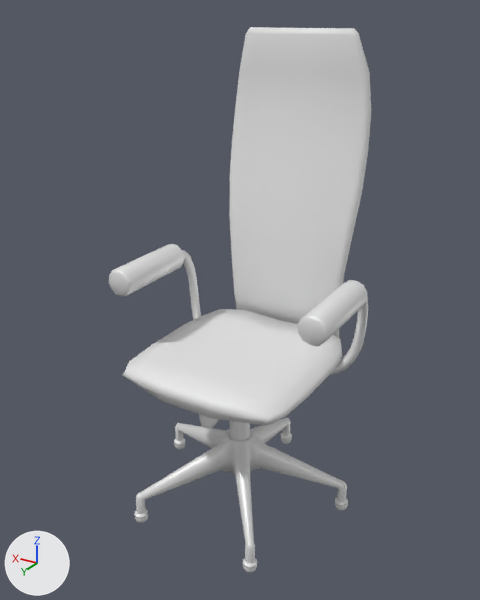
A saved change to the COLLADA model models/meshes/office_chair.dae.
One viewpoint serves both versions: a camera (50 mm lens) standing at (-0.779, 1.297, 1.244) and looking at (0.011, -0.019, 0.586). The lights are fixed; the arrows at lower left show +X, +Y and +Z. Where no turn or scale is listed for an object, it has been applied to the vertices.

In view in the first picture: 'Chair_Armrest', 'Chair_Backrest', 'Chair_Base', 'Chair_Leg', 'Chair_Seat'.
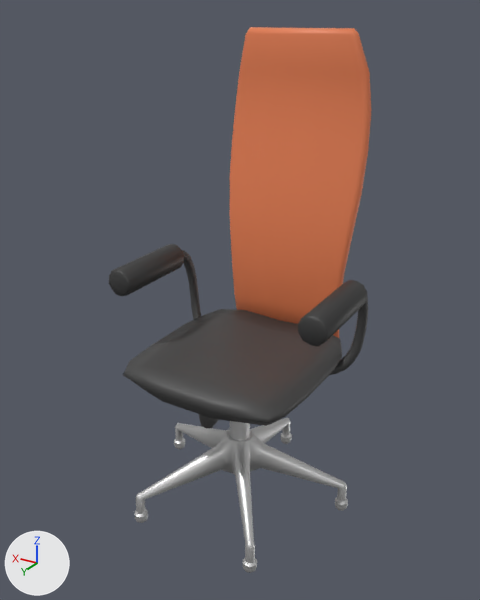
Location of each change, [x1, y1, x2, y2] in pixels of the pictures (480 x 600 px):
'Chair_Backrest', recoloured (white to orange): [230, 27, 371, 338] in both
'Chair_Seat', recoloured: [123, 309, 342, 429] in both
'Chair_Base', surface changed: [135, 418, 348, 573] in both
'Chair_Armrest', recoloured (white to black): [109, 244, 368, 375] in both
'Chair_Leg', surface changed: [230, 421, 250, 440] in both

What changed in the scene script:
```text
Change mat_aluminium:
    mat_aluminium.metallic: 0.281 -> 1.0
Change mat_seat:
    mat_seat.base_color: (0.8, 0.8, 0.8) -> (0.0578, 0.0578, 0.0578)  # white #e7e7e7 -> black #444444
Change mat_metal:
    mat_metal.base_color: (0.8, 0.8, 0.8) -> (0.0495, 0.0495, 0.0495)  # white #e7e7e7 -> black #3f3f3f
Change mat_rubber:
    mat_rubber.base_color: (0.8, 0.8, 0.8) -> (0.0352, 0.0352, 0.0352)  # white #e7e7e7 -> black #353535
Change mat_seat_back:
    mat_seat_back.base_color: (0.8, 0.8, 0.8) -> (0.8, 0.212, 0.0844)  # white #e7e7e7 -> orange #e77f52
```
